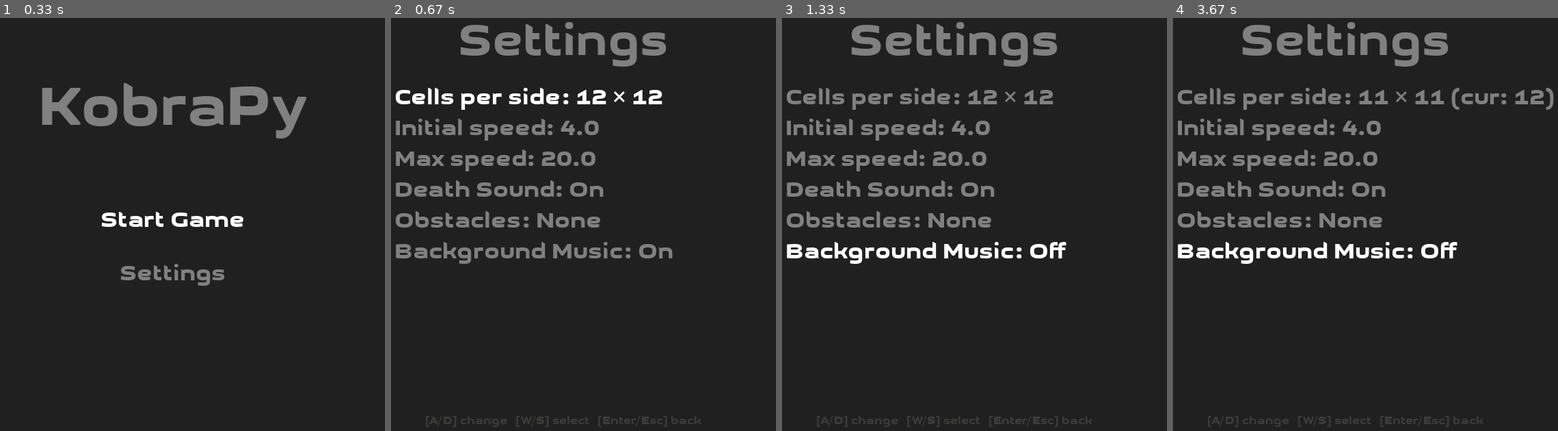
Above: before the commit, frames 1-4 (left to right).
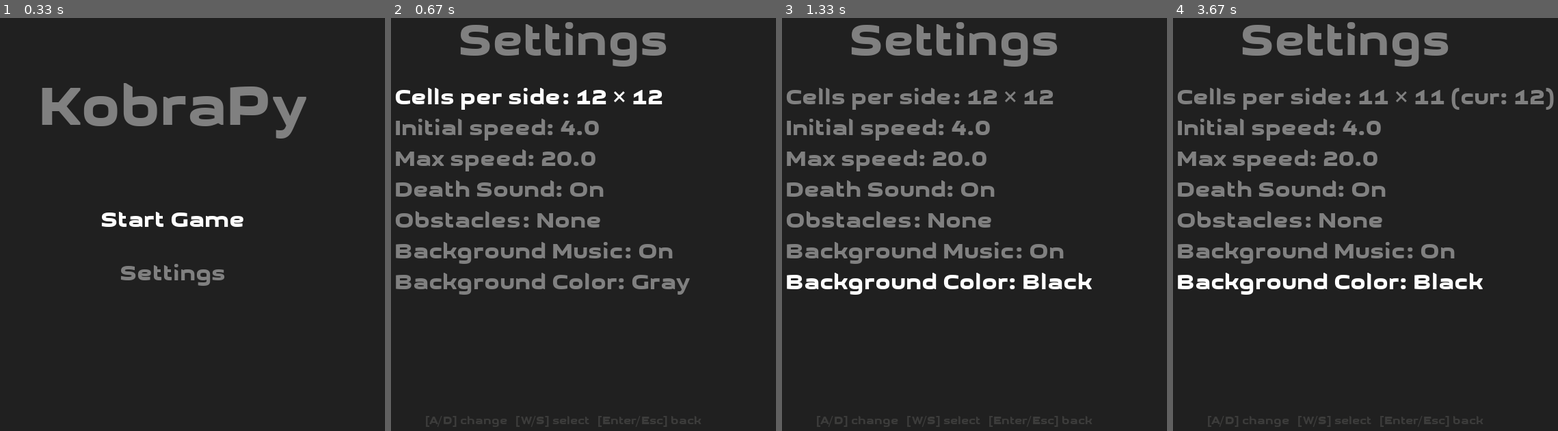
Above: after the commit, the same moments.

Repository: fossguild/naja
Game: pygame game, started from kobra.py
Two runs of this game, one before a commit and one after it. Both use one fixed random seed, a clock stepped at 60 frames per second and the inputs below.
Inputs:
- Up to frame 1 (0.33 s): no input
- Up to frame 2 (0.67 s): tap M at 0.33 s
- Up to frame 3 (1.33 s): hold Up 0.67-1.13 s; hold Right from 1.17 s (still down)
- Up to frame 4 (3.67 s): release Right at 1.63 s; hold Left 1.67-2.2 s; hold Down 2.23-2.53 s; hold Left 2.57-2.97 s; hold Up 3-3.37 s; hold Right from 3.4 s (still down)

Frame 1 is identical in both runs. In frame 2, 1.3% of the frame differs, in the area x 1-78%, y 61-67%; in frame 3, 2.8%, in the area x 1-81%, y 54-67%; in frame 4, 2.8%.

Commit message:
code: add background color option

Diff:
--- a/constants.py
+++ b/constants.py
@@ -24,16 +24,15 @@
 before runtime and never changed
 """
 
-
 HEAD_COLOR = "#00aa00"  # Color of the snake's head.
 DEAD_HEAD_COLOR = "#4b0082"  # Color of the dead snake's head.
 TAIL_COLOR = "#00ff00"  # Color of the snake's tail.
 OBSTACLE_COLOR = "#666666"  # Color of the obstacles.
 APPLE_COLOR = "#aa0000"  # Color of the apple.
-ARENA_COLOR = "#202020"  # Color of the ground.
 GRID_COLOR = "#3c3c3b"  # Color of the grid lines.
 SCORE_COLOR = "#ffffff"  # Color of the scoreboard.
 MESSAGE_COLOR = "#808080"  # Color of the game-over message.
+SETTINGS_COLOR = "#202020"  # Color of the settings background.
 
 WINDOW_TITLE = "KobraPy"  # Window title.
 CLOCK_TICKS = 4  # How fast the snake moves.
--- a/kobra.py
+++ b/kobra.py
@@ -27,11 +27,11 @@
     HEAD_COLOR,
     DEAD_HEAD_COLOR,
     TAIL_COLOR,
-    ARENA_COLOR,
     GRID_COLOR,
     SCORE_COLOR,
     MESSAGE_COLOR,
     WINDOW_TITLE,
+    SETTINGS_COLOR,
 )
 from state import GameState
 
@@ -97,6 +97,7 @@
     "death_sound": True,  # toggle death sound playback
     "obstacle_difficulty": "None",  # obstacle difficulty level
     "background_music": True,  # toggle background music playback
+    "background_color": "Gray",  # standard background color
 }
 
 # Declarative menu fields.
@@ -133,6 +134,12 @@
         "options": ["None", "Easy", "Medium", "Hard", "Impossible"],
     },
     {"key": "background_music", "label": "Background Music", "type": "bool"},
+    {
+        "key": "background_color",
+        "label": "Background Color",
+        "type": "select",
+        "options": ["Gray", "Black", "Blue", "Pink", "Purple", "Orange", "Brown"],
+    },
 ]
 
 # Effective runtime values (hydrated by apply_settings).
@@ -140,6 +147,7 @@
 DEATH_SOUND_ON = SETTINGS["death_sound"]
 NUM_OBSTACLES = 0  # Will be calculated in apply_settings
 MUSIC_ON = SETTINGS["background_music"]
+ARENA_COLOR = "#202020"  # Color of the ground.
 
 # BIG_FONT   = pygame.font.Font("assets/font/Ramasuri.ttf", int(WIDTH/8))
 # SMALL_FONT = pygame.font.Font("assets/font/Ramasuri.ttf", int(WIDTH/20))
@@ -174,7 +182,7 @@
 
 ## Draw the entire settings screen (scrollable if needed).
 def _draw_settings_menu(state, selected_index: int) -> None:
-    state.arena.fill(ARENA_COLOR)
+    state.arena.fill(SETTINGS_COLOR)
 
     title_font = pygame.font.Font("assets/font/GetVoIP-Grotesque.ttf", int(WIDTH / 10))
     title = title_font.render("Settings", True, MESSAGE_COLOR)
@@ -278,10 +286,27 @@
                 continue
 
 
+def _define_arena_color(ascii_color):
+    color_table = {
+        "Black": "#000000",
+        "Gray": "#202020",
+        "Blue": "#3a6bff",
+        "Yellow": "#ffff57",
+        "White": "#ffffff",
+        "Pink": "#ff5aee",
+        "Purple": "#a81cff",
+        "Orange": "#ffab2e",
+        "Brown": "#734a31",
+    }
+
+    # Return the mapped color string; if unknown, keep current ARENA_COLOR
+    return color_table.get(ascii_color, ARENA_COLOR)
+
+
 ## Apply SETTINGS to globals; resize surface/fonts if grid size changed.
 def apply_settings(state: GameState, reset_objects: bool = False) -> None:
     global GRID_SIZE, WIDTH, HEIGHT, BIG_FONT, SMALL_FONT
-    global CLOCK_TICKS, MAX_SPEED, DEATH_SOUND_ON, NUM_OBSTACLES, MUSIC_ON
+    global CLOCK_TICKS, MAX_SPEED, DEATH_SOUND_ON, NUM_OBSTACLES, MUSIC_ON, ARENA_COLOR
 
     old_grid = GRID_SIZE
 
@@ -297,6 +322,7 @@
         SETTINGS["obstacle_difficulty"], WIDTH, GRID_SIZE, HEIGHT
     )
     MUSIC_ON = bool(SETTINGS["background_music"])
+    ARENA_COLOR = _define_arena_color(SETTINGS["background_color"])
 
     # Control background music playback based on setting
     if MUSIC_ON:
@@ -433,7 +459,7 @@
     items = ["Start Game", "Settings"]
 
     while True:
-        state.arena.fill(ARENA_COLOR)
+        state.arena.fill(SETTINGS_COLOR)
 
         # title
         title = BIG_FONT.render(WINDOW_TITLE, True, MESSAGE_COLOR)
